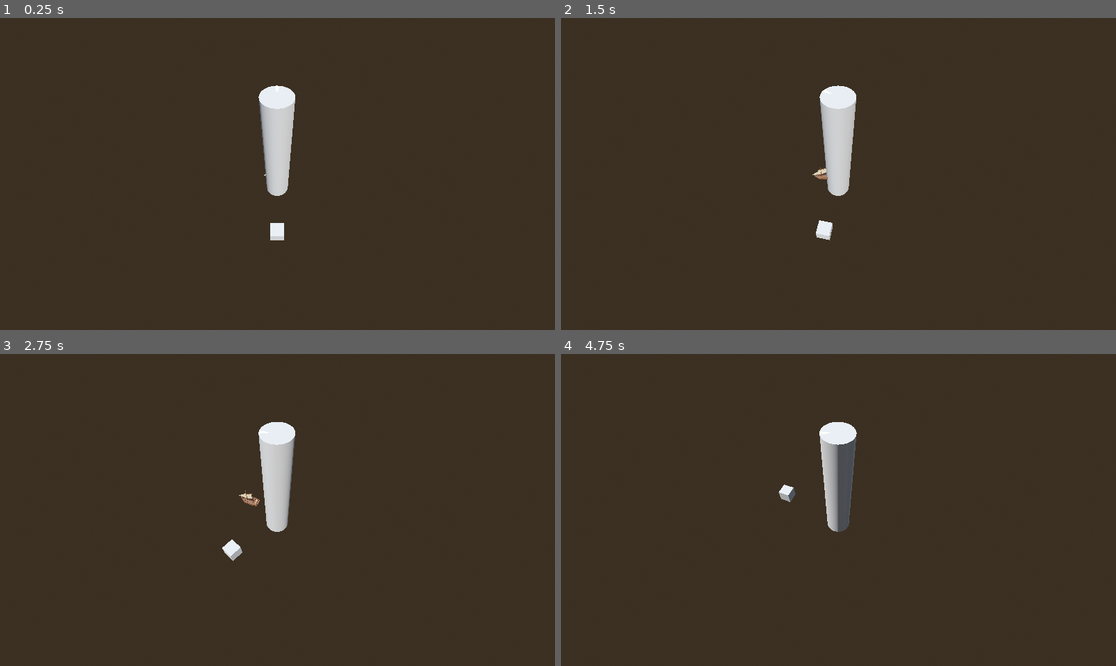
Above: before the commit, frames 1-4 (two rows, left to right).
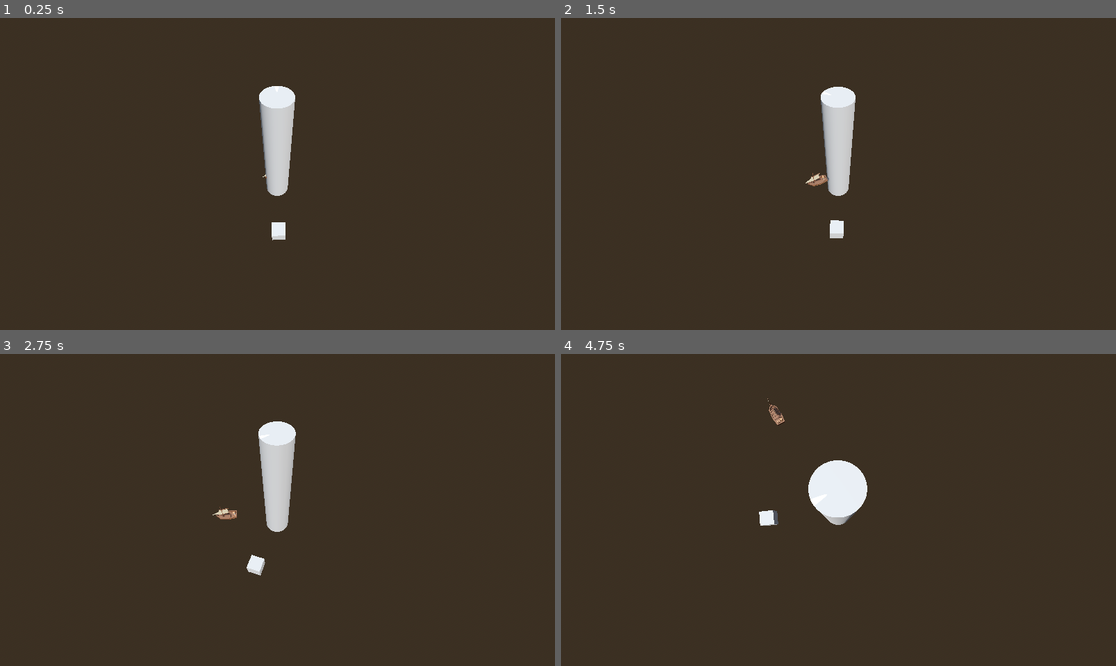
Above: after the commit, the same moments.

Repository: Yrthgze/Lighthouse
Game: Godot game, scene res://scenes/main_level.tscn
Same seed, same stepped clock (60 frames per second), same inputs: the game is played once before the commit and once after it.
Inputs:
- Up to frame 1 (0.25 s): no input
- Up to frame 2 (1.5 s): hold D (rotate_lighthouse_right) 0.53-1.28 s; hold Q (rotate_left) from 1.28 s (still down)
- Up to frame 3 (2.75 s): release Q (rotate_left) at 2.03 s; hold D (rotate_lighthouse_right) from 2.03 s (still down)
- Up to frame 4 (4.75 s): release D (rotate_lighthouse_right) at 3.53 s; hold Q (rotate_left) from 3.53 s (still down)

The runs differ from the first frame. In frame 1, less than 0.1% of the frame differs, in the area x 46-54%, y 21-72%; in frame 2, 0.6%; in frame 3, 0.7%; in frame 4, 2.8%, in the area x 35-56%, y 14-58%.

Commit message:
[Camera]: Interesting camera moving for gameover coming from unexpected beahviour

Diff:
--- a/scripts/allies/boat.gd
+++ b/scripts/allies/boat.gd
@@ -7,7 +7,7 @@
 
 var is_moving: bool = false
 # Variables de configuración
-var max_speed = 1.0  # Velocidad máxima en unidades por segundo
+var max_speed = 2.0  # Velocidad máxima en unidades por segundo
 var acceleration_duration = 4.0  # Duración en segundos para alcanzar la velocidad máxima
 var deceleration_progress = 0.5  # Distancia desde el final de la curva donde comenzará a desacelerar
 var start_time = 0.0  # Tiempo de inicio del movimiento
@@ -15,7 +15,7 @@
 
 func _ready():
 	nav_path_follower.progress = 0.0
-	set_target_position(Vector3(5,0, 5))
+	set_target_position(Vector3(20,0, 25))
 	rotation_speed = 1.0
 	move_speed = 0.0
 
@@ -45,17 +45,21 @@
 	# If progress ratio does not exceed 1.0, we can progress, otherwise stop
 	if nav_path_follower.progress_ratio + progress_ratio <= 1.0:
 		nav_path_follower.progress_ratio += progress_ratio
-		global_transform.origin = nav_path_follower.global_transform.origin
+
 	else:
 		nav_path_follower.progress_ratio = 1.0
 		is_moving = false
 		move_speed = 0
 
+func get_real_position() -> Vector3:
+	return	nav_path_follower.global_transform.origin
+
 func move(delta):
 	move_speed = get_current_speed(nav_path_follower.progress_ratio)
 	#var new_progress_ratio = move_speed * delta * 0.1
 	#advance_curve_progress(new_progress_ratio)
-	nav_path_follower.progress += 1.0 * delta
+	nav_path_follower.progress += max_speed * delta
+	#global_transform.origin = nav_path_follower.global_transform.origin
 	var a_p_ratio = nav_path_follower.progress_ratio
 	print(move_speed)
 	#look_at(nav_path_follower.global_transform.origin + nav_path_follower.transform.basis.z, Vector3.UP)
@@ -88,10 +92,10 @@
 		var middle_pos = get_turn_direction_point(start_pos, target_pos)
 
 		# Limpiar y añadir nuevos puntos a la curva
-		# nav_path.curve.clear_points()
-		# nav_path.curve.add_point(start_pos)
-		# nav_path.curve.add_point(middle_pos)
-		# nav_path.curve.add_point(target_pos)
+		nav_path.curve.clear_points()
+		nav_path.curve.add_point(start_pos)
+		nav_path.curve.add_point(middle_pos)
+		nav_path.curve.add_point(target_pos)
 		nav_path_follower.loop = false
 		nav_path_follower.progress = 0 # Reinicia el offset para empezar el movimiento
 		is_moving = true
--- a/scripts/camera/IsometricCamera.gd
+++ b/scripts/camera/IsometricCamera.gd
@@ -10,7 +10,7 @@
 var angle: float = 0.0
 
 func _ready():
-	target = $"../Boat"
+	target = %Boat
 
 func _process(delta: float) -> void:
 	if target != null:
@@ -20,7 +20,7 @@
 
 		# Calculates the camera new position
 		var offset: Vector3 = Vector3(sin(angle) * distance, height, cos(angle) * distance)
-		global_transform.origin = target.global_transform.origin + offset
+		global_transform.origin = target.get_real_position() + offset
 
 		# Makes the camera look at the position
 		look_at(target.global_transform.origin, Vector3.UP)
